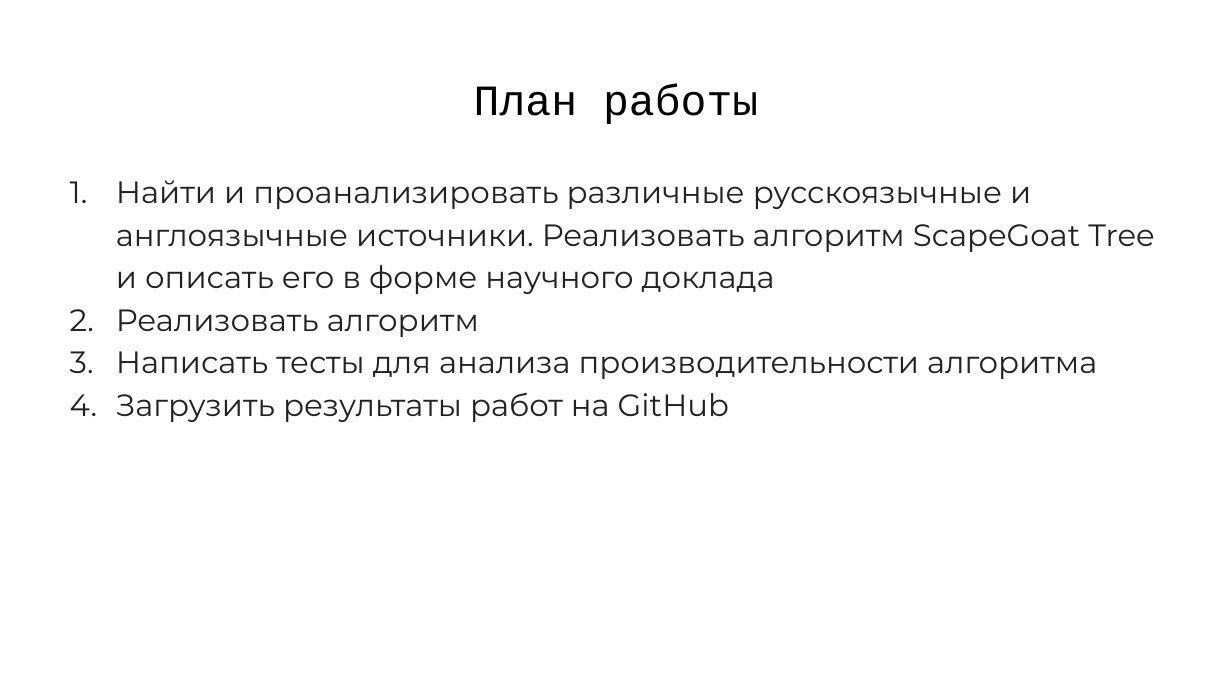
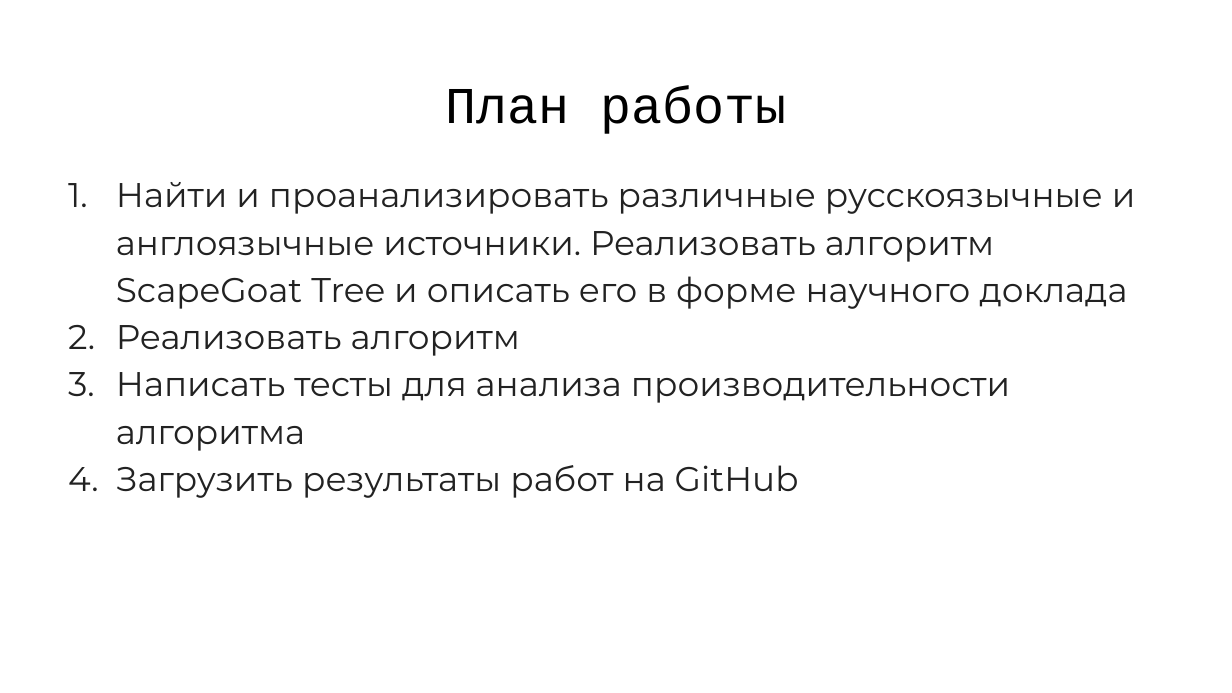
Before and after one commit to Flnchkv/ScapeGoat_Three, a slide deck: slide 4 of ScapeGoat Three.pptx. Drawn at 1232x693 pixels with LibreOffice and Linux fonts; fonts in the diff are those of the drawing. Boxes give left, top, right and bottom in pixels: in the first picture for what was removed or moved away, otherwise in the second. Text is boxed around its words. In the diff, an @@ line names an element or a change of style, - is before the commit and + after.

```diff
--- a/ScapeGoat Three.pptx
+++ b/ScapeGoat Three.pptx
@@ title "План работы" at (445,86,786,134): size 25.2 to 30.2 pt @@
@@ text "Найти и проанализировать различные русскоязычные ..." at (116,182,1136,498): size 18 to 20 pt; indent changed @@
```
Also in this commit, not shown: 8 other slides changed, 2 slides added, 2 other files.
